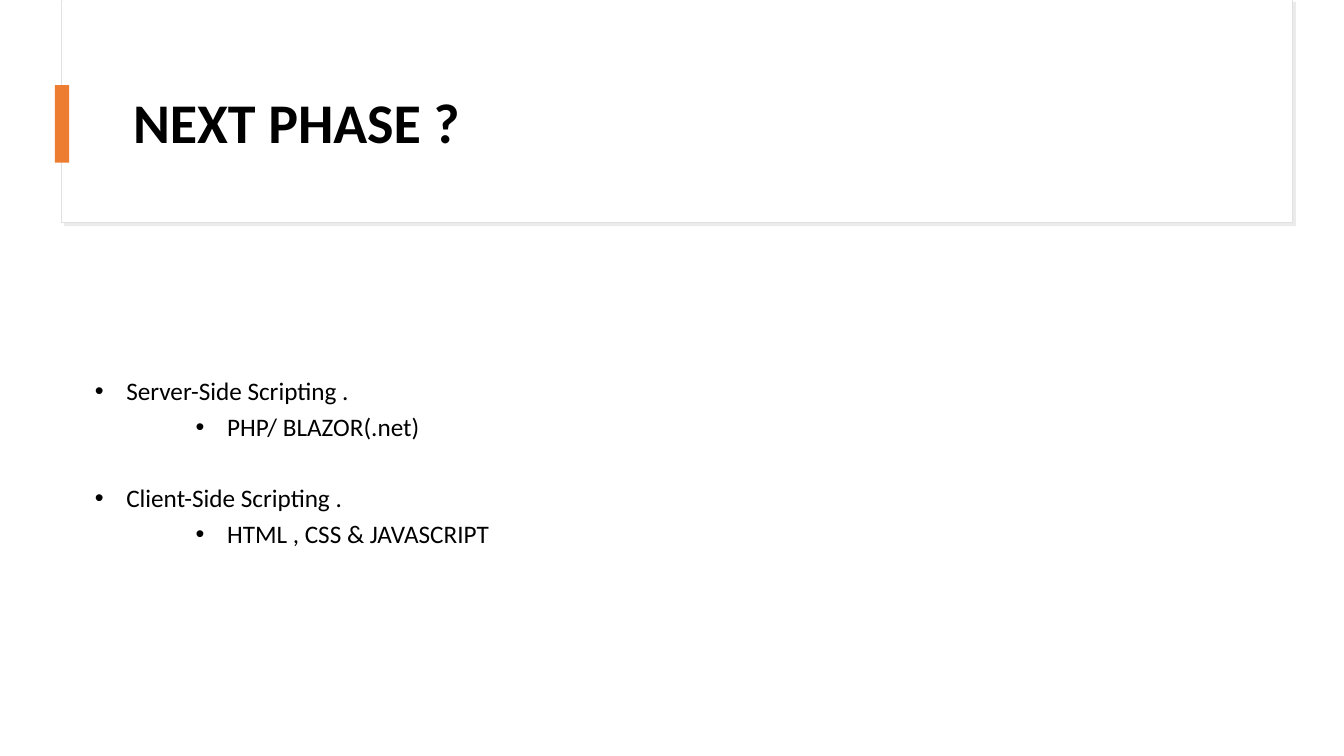
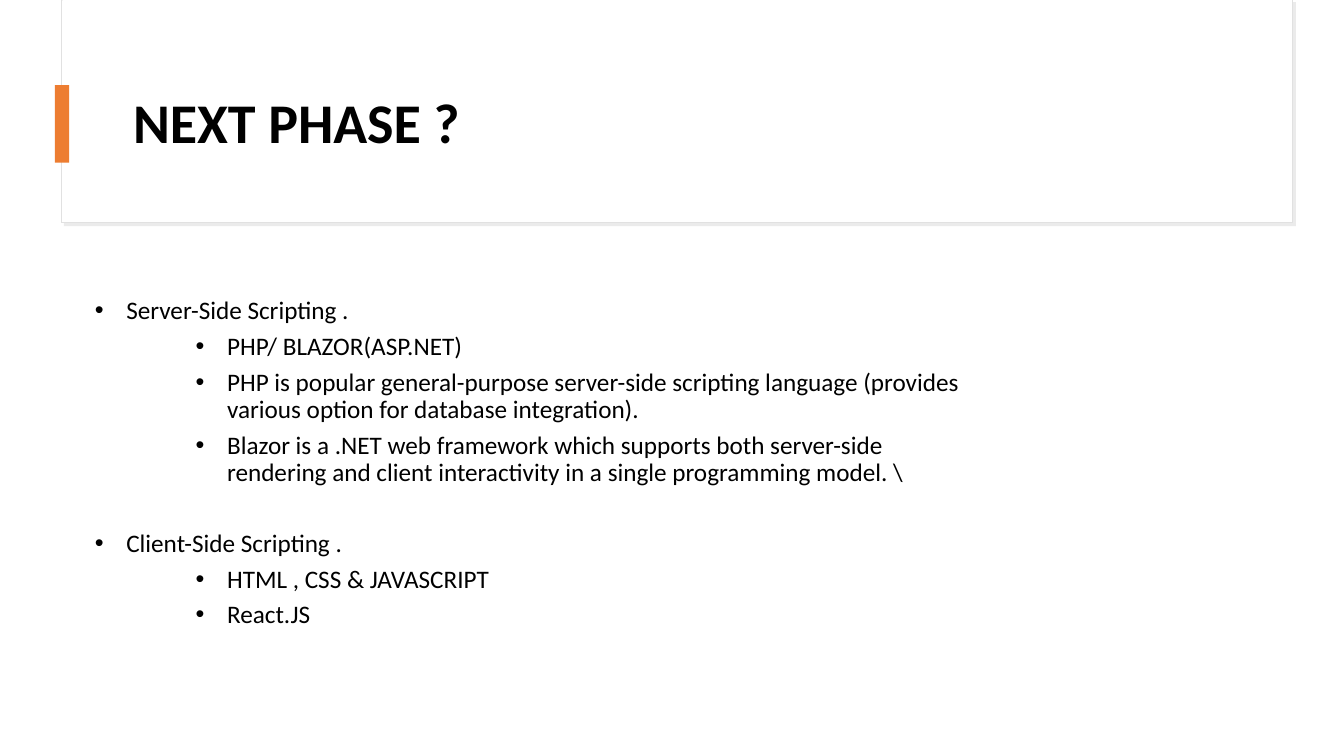
Before and after one commit to sameyr/induvidualProject, a slide deck: slide 7 of progressReview.ppt. Drawn at 1344x756 pixels with LibreOffice and Linux fonts; fonts in the diff are those of the drawing. Boxes give left, top, right and bottom in pixels: in the first picture for what was removed or moved away, otherwise in the second. Text is boxed around its words. In the diff, an @@ line names an element or a change of style, - is before the commit and + after.

Commit message:
ProgressReview

```diff
--- a/progressReview.ppt
+++ b/progressReview.ppt
@@ text at (227,336,958,486): text changed @@
-    • PHP/ BLAZOR(.net)
+    • PHP/ BLAZOR(ASP.NET)
+    • PHP is popular general-purpose server-side scripting language (provides various option for database integration).
+    • Blazor is a .NET web framework which supports both server-side rendering and client interactivity in a single programming model. \
@@ text at (227,606,310,623): paragraph added @@
+    • React.JS
```
